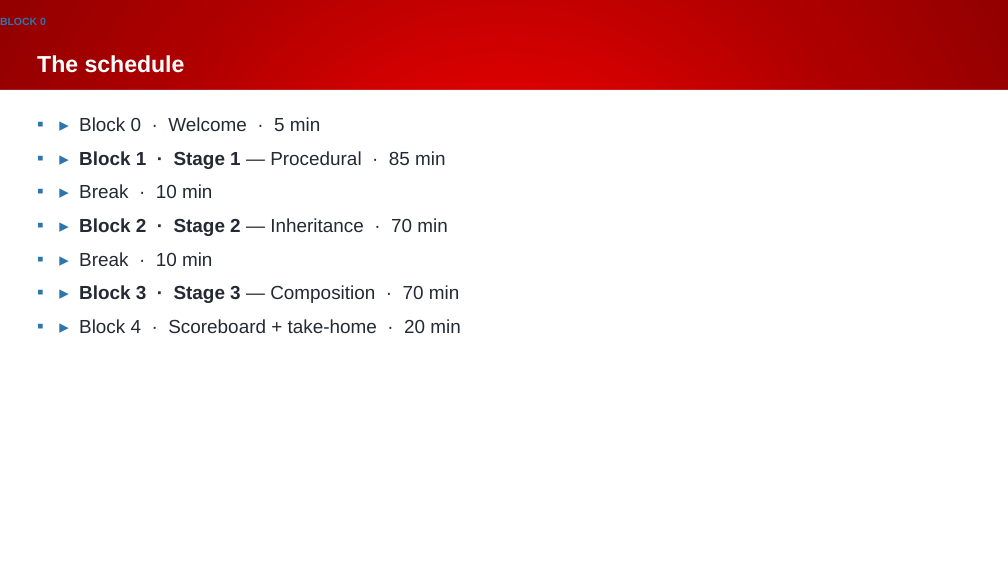
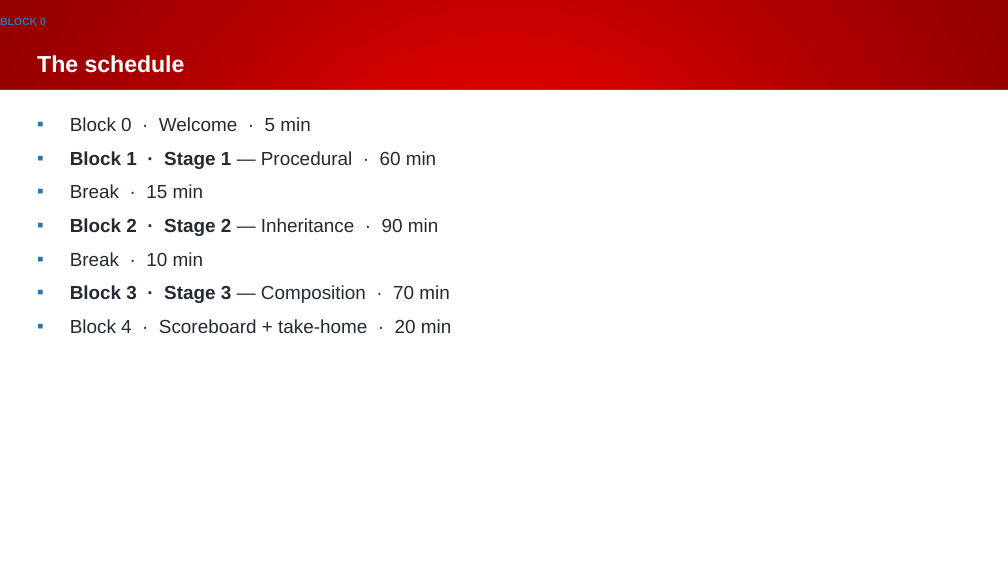
Before and after one commit to Beckhoff-USA-Community/Procedural_To_SOLID, a slide deck: slide 3 of presentation/NEM2026_workshop.pptx. Drawn at 1008x567 pixels with LibreOffice and Linux fonts; fonts in the diff are those of the drawing; background and template pictures are left out. Boxes give left, top, right and bottom in pixels: in the first picture for what was removed or moved away, otherwise in the second. Text is boxed around its words. In the diff, an @@ line names an element or a change of style, - is before the commit and + after.

```diff
--- a/presentation/NEM2026_workshop.pptx
+++ b/presentation/NEM2026_workshop.pptx
@@ text at (x1=70, y1=117, x2=451, y2=333): text changed @@
-▪ ▸ Block 0 · Welcome · 5 min
-▪ ▸ Block 1 · Stage 1 — Procedural · 85 min
-▪ ▸ Break · 10 min
-▪ ▸ Block 2 · Stage 2 — Inheritance · 70 min
-▪ ▸ Break · 10 min
-▪ ▸ Block 3 · Stage 3 — Composition · 70 min
-▪ ▸ Block 4 · Scoreboard + take-home · 20 min
+▪ Block 0 · Welcome · 5 min
+▪ Block 1 · Stage 1 — Procedural · 60 min
+▪ Break · 15 min
+▪ Block 2 · Stage 2 — Inheritance · 90 min
+▪ Break · 10 min
+▪ Block 3 · Stage 3 — Composition · 70 min
+▪ Block 4 · Scoreboard + take-home · 20 min
```
Also in this commit, not shown: 21 other slides changed, 15 slides added, 1 slide removed.
